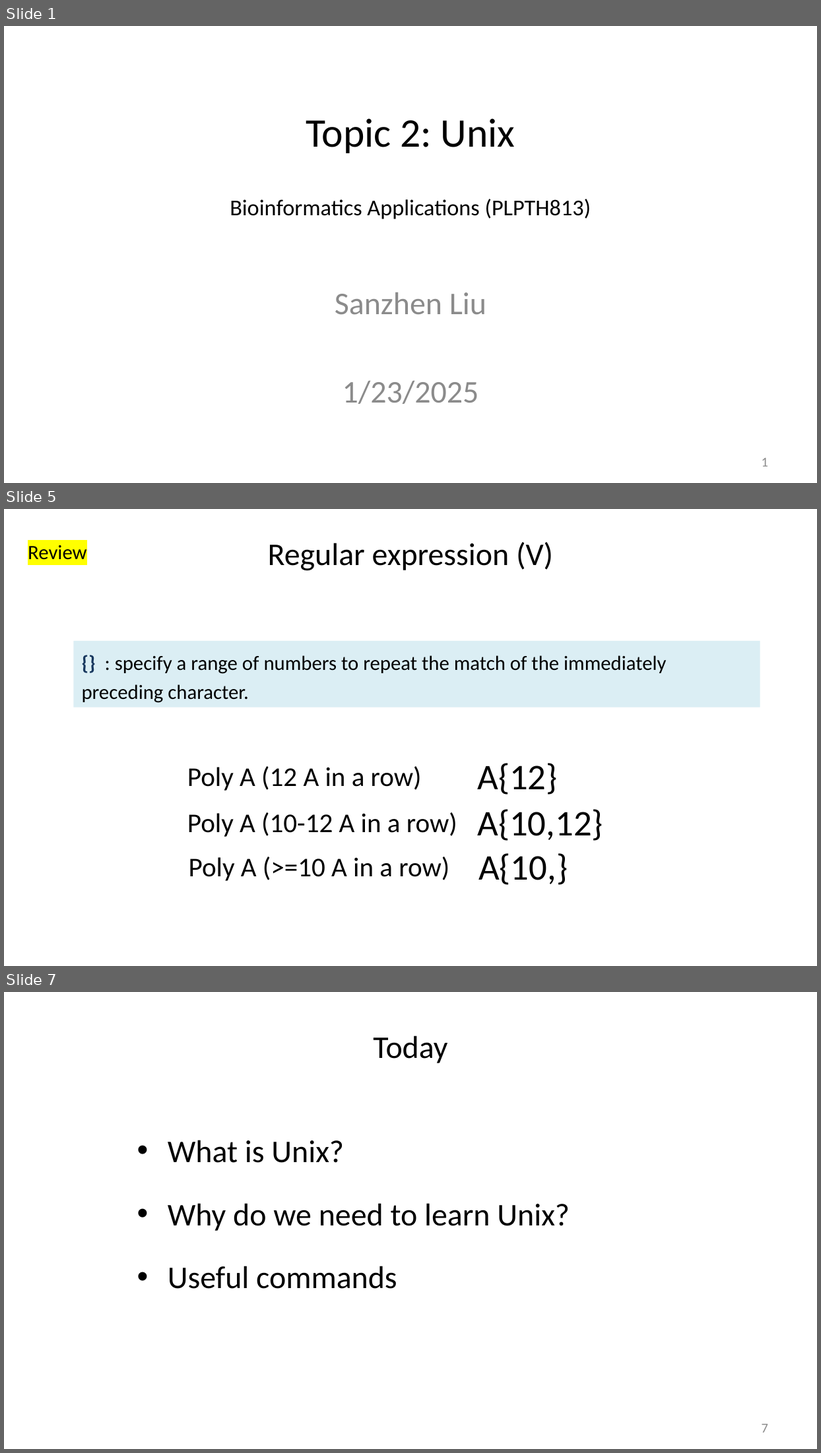
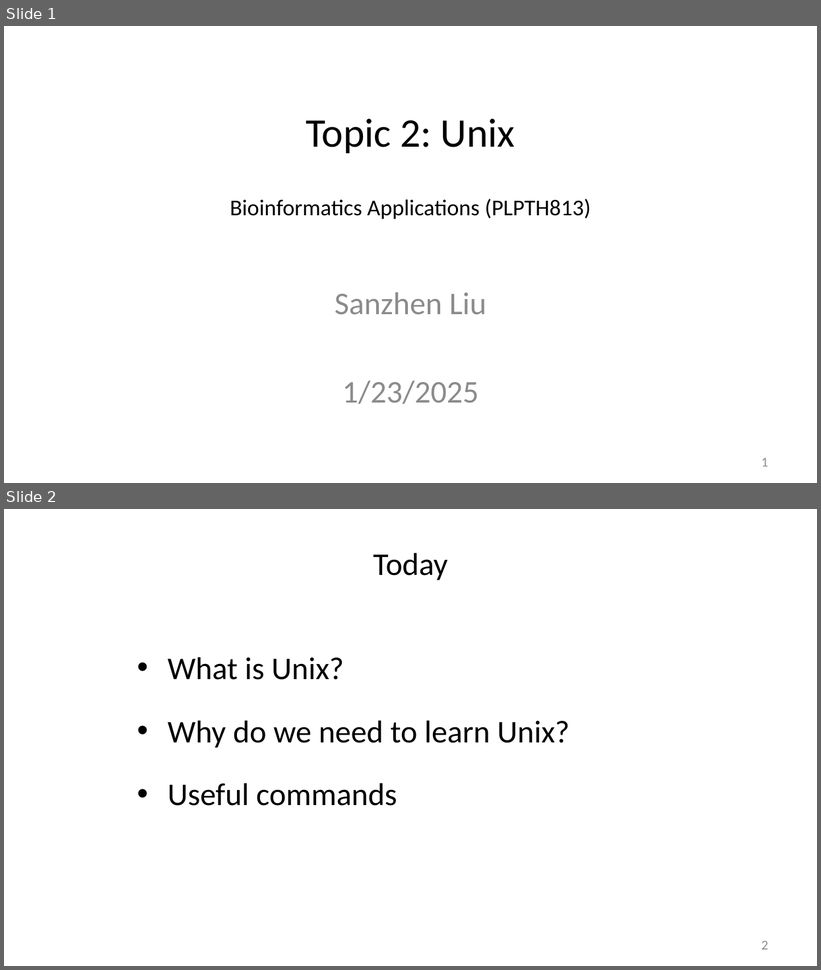
Before and after one commit to liu3zhenlab/teaching, a slide deck: PLPTH813Bioinformatis/2025/1_lecture/lecture02_unix.pptx. Shown one above the other, each under a label of ours: slides 1, 5 and 7 before the commit, slides 1 and 2 after it; the slides between them are not shown. The pictures are 821x1453 and 821x970 pixels, drawn with LibreOffice and Linux fonts; fonts in the diff are those of the drawing. Boxes give left, top, right and bottom in pixels: in the first picture for what was removed or moved away, otherwise in the second. Text is boxed around its words. In the diff, an @@ line names an element or a change of style, - is before the commit and + after.

```diff
--- a/PLPTH813Bioinformatis/2025/1_lecture/lecture02_unix.pptx
+++ b/PLPTH813Bioinformatis/2025/1_lecture/lecture02_unix.pptx
@@ slide 5 removed at [4,509,817,966], background #FFFFFF @@
@@ text removed at [28,545,86,560] @@
-Review
@@ title removed at [268,542,553,571] @@
-Regular expression (V)
@@ rectangle removed at [74,641,760,708] @@
-{} : specify a range of numbers to repeat the match of the immediately preceding character.
@@ text removed at [477,763,558,795] @@
-A{12}
@@ text removed at [187,766,422,791] @@
-Poly A (12 A in a row)
@@ text removed at [187,813,457,837] @@
-Poly A (10-12 A in a row)
@@ text removed at [477,809,603,841] @@
-A{10,12}
@@ text removed at [189,857,450,881] @@
-Poly A (>=10 A in a row)
@@ text removed at [479,854,568,885] @@
-A{10,}
@@ what was slide 7 is now slide 2 @@
@@ page number at [762,941,768,950]: text changed @@
-7
+2
```
Also in this commit, not shown: 4 slides changed, 5 other slides removed, 1 other file.
